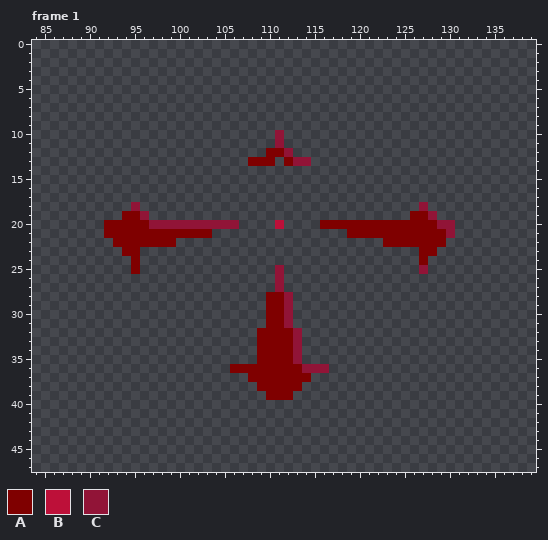
Pixel-art file -- Main Build/GUI/Battle Ability GUI Assets/Silver Blaster Crosshair.aseprite. Above is the file before it was changed.
144x48 pixels, 6 frames. Shown: frame 1: x 84..139, y 0..47. The old version is drawn lined up with the new one. The commit also changed other frames, which this record leaves out.
Palette (. is transparent): A #7f0000  B #bd1039  C #911437
Pixels before, frame 1 (only the part around the change), first column x 84:
 0 .....................................................
 1 .....................................................
 2 .....................................................
 3 .....................................................
 4 .....................................................
 5 .....................................................
 6 .....................................................
 7 .....................................................
 8 .....................................................
 9 .....................................................
10 ...........................C.........................
11 ...........................C.........................
12 ..........................AAC........................
13 ........................AAA.ACC......................
14 .....................................................
15 .....................................................
16 .....................................................
17 .....................................................
18 ...........C...............................C.........
19 ..........AAC.............................AAC........
20 ........AAAAACCCCCCCCCC....B....AAAAAAAAAAAAACC......
21 ........AAAAAAAAAAAA...............AAAAAAAAAAAC......
22 .........AAAAAAA.......................AAAAAAA.......
23 ..........AA...............................AA........
24 ...........A...............................A.........
25 ...........A...............C...............C.........
26 ...........................C.........................
27 ...........................C.........................
28 ..........................AAC........................
29 ..........................AAC........................
30 ..........................AAC........................
31 ..........................AAC........................
32 .........................AAAAC.......................
33 .........................AAAAC.......................
34 .........................AAAAC.......................
35 .........................AAAAC.......................
36 ......................AAAAAAAACCC....................
37 ........................AAAAAAA......................
38 .........................AAAAA.......................
39 ..........................AAA........................
40 .....................................................
41 .....................................................
42 .....................................................
43 .....................................................
44 .....................................................
45 .....................................................
46 .....................................................
47 .....................................................
The result:
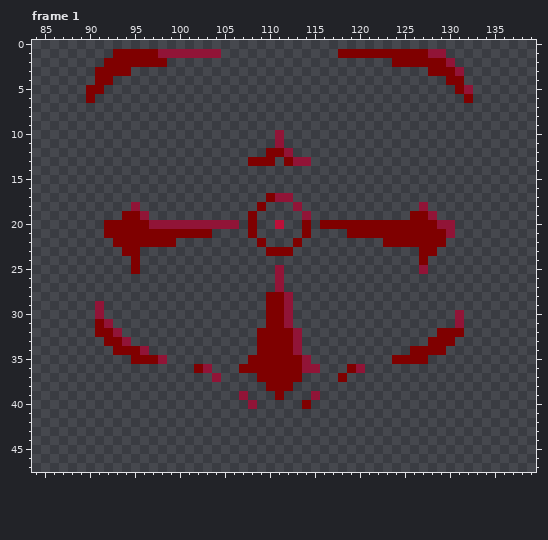
Change:
whole drawing moved by -10,-3 (the old picture is shown already moved)
Frame 1:
The author put colour A in row 1 at x 93 to 97 and 118 to 127; in row 2 at x 92 to 98 and 124 to 129; in row 3 at x 91 to 94 and 128 to 130; in row 4 at x 91 to 92 and 130 to 131; in row 5 at x 90 to 91 and 131; in row 6 at x 90 and 132.
The author put colour A in row 17 at x 110; in row 18 at x 109; in row 19 at x 108; in rows 20 to 21 at x 108 and 114; in row 22 at x 109 and 113; in row 23 at x 110 to 112.
The author put colour A in row 31 at x 91; in row 32 at x 91 to 92 and 129 to 131; in row 33 at x 92 to 93 and 128 to 130; in row 34 at x 93 to 95 and 126 to 129; in row 35 at x 95 to 97, 108 and 124 to 127; in row 36 at x 102 and 119.
The author put colour A in row 37 at x 118; in row 40 at x 114.
Colour C becomes colour A in row 35 at x 113.
The author put colour C in row 1 at x 98 to 104 and 128 to 129; in row 2 at x 130; in row 3 at x 131; in row 5 at x 132; in row 17 at x 111 to 112; in row 18 at x 113.
The author put colour C in row 19 at x 114; in row 29 at x 91; in row 30 at x 91 and 131; in row 31 at x 92 and 131; in row 32 at x 93; in row 33 at x 94.
The author put colour C in row 34 at x 96; in row 35 at x 98 and 114; in row 36 at x 103 and 120; in row 37 at x 104; in row 39 at x 107 and 115; in row 40 at x 108.
Colour A is removed in row 36 at x 106; in row 37 at x 108 and 114; in row 38 at x 109 and 113; in row 39 at x 110 and 112.
Colour C is removed in row 36 at x 116.
Pixel boxes of the changes (left, top, right, bottom) in both pictures:
added: (86, 49, 221, 103)
added: (338, 49, 473, 103)
added: (248, 193, 311, 256)
added: (95, 301, 167, 364)
changed: (194, 310, 464, 409)
